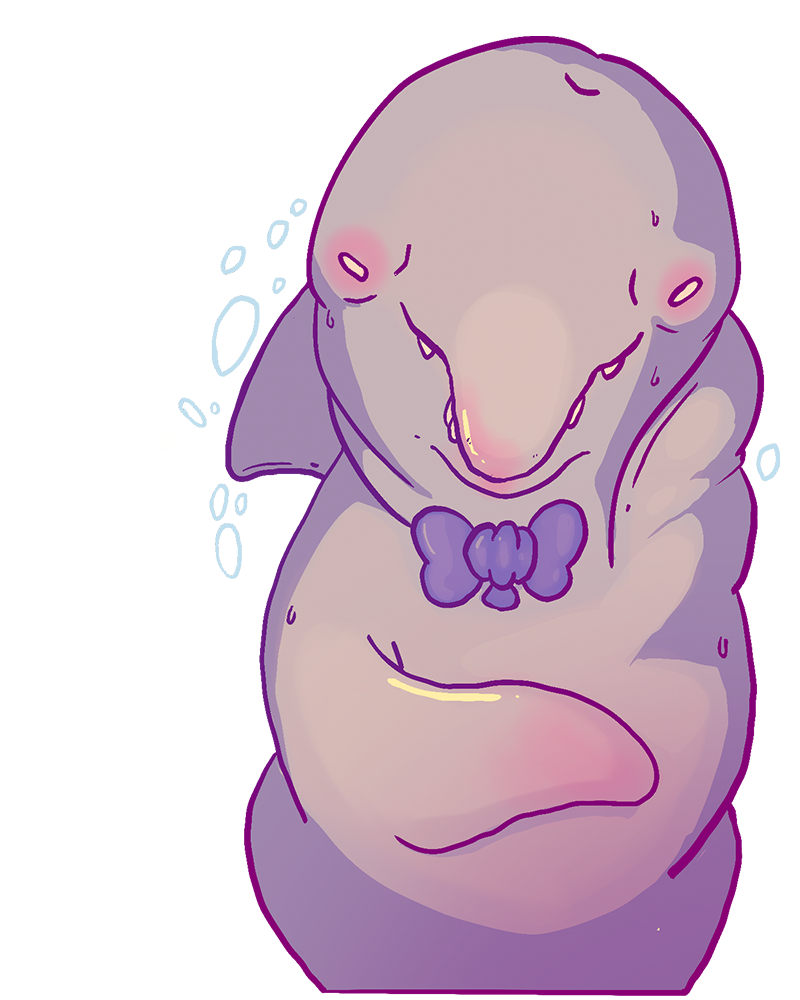
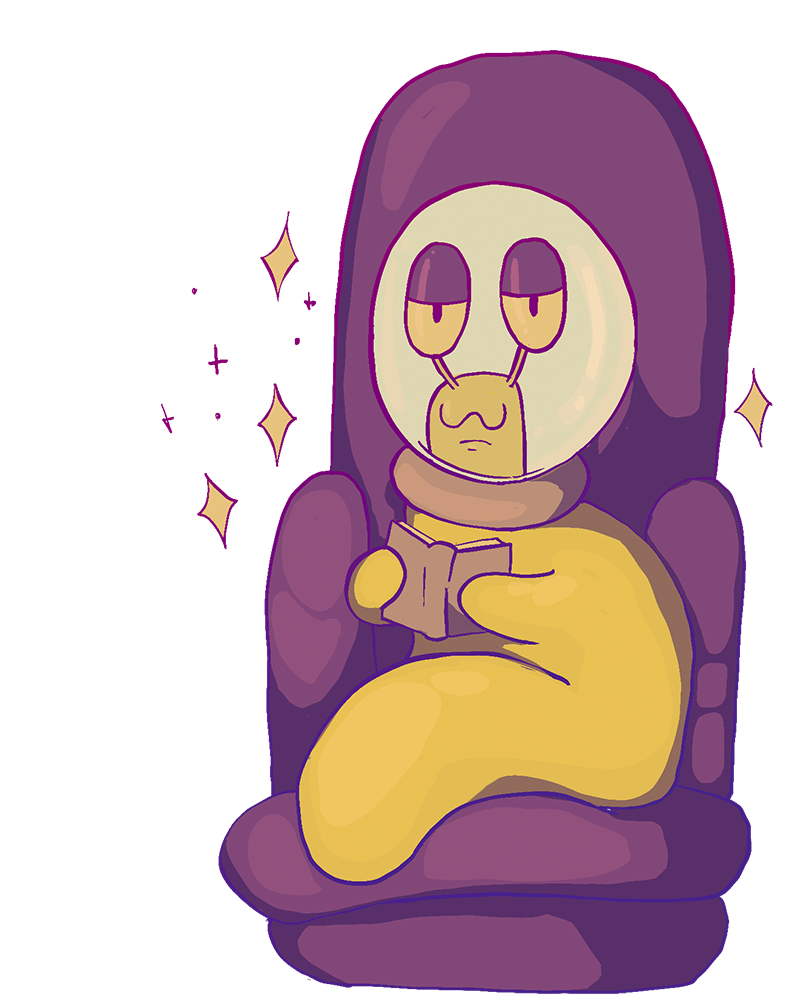
Before/after of a 800 x 1000 layered artwork. What changed in the layer stack:
added layer "Untitled_Artwork 15" above "Untitled_Artwork 14" over [left=161, top=50, right=773, bottom=994]
hid "Untitled_Artwork 14" over [left=161, top=36, right=780, bottom=996]
